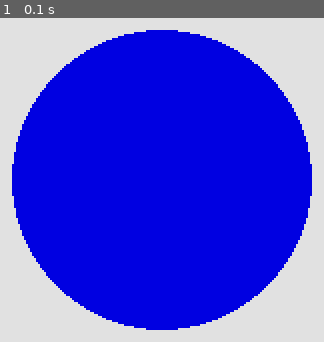
Above: before the commit, frame 1.
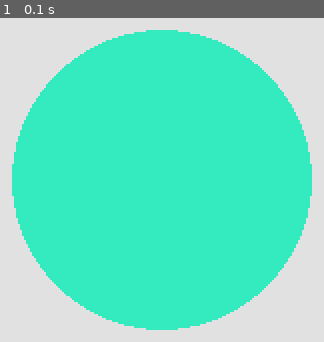
Above: after the commit, the same moment.

Repository: CameronBrenton/PyGame-Challenge
Game: pygame game, started from game.py
Two runs of this game, one before a commit and one after it. Both use one fixed random seed, a clock stepped at 60 frames per second and the inputs below.
Inputs:
- Up to frame 1 (0.1 s): no input

The runs differ from the first frame. In frame 1, 67% of the frame differs, in the area x 3-97%, y 3-97%.

Commit message:
fixed quit issue

Diff:
--- a/game.py
+++ b/game.py
@@ -8,6 +8,15 @@
 try:
     import sys
     import pygame
+    from pygame.locals import (
+    K_UP,
+    K_DOWN,
+    K_LEFT,
+    K_RIGHT,
+    K_ESCAPE,
+    KEYDOWN,
+    QUIT,
+)
 except ImportError as err:
     print(f"couldn't load module. {err}")
     sys.exit(2)
@@ -20,13 +29,17 @@
 while running:
 
     for event in pygame.event.get():
-        if event.type == pygame.QUIT:
+        if event.type == KEYDOWN:
+            print('Keydown')
+            if event.key == K_ESCAPE:
+                print('Quit')
+                running = False
+        elif event.type == QUIT:
             running = False
-
 
     screen.fill((225, 225, 225))
 
-    pygame.draw.circle(screen, (0, 0, 225), (250, 250), 75)
+    pygame.draw.circle(screen, (52, 235, 192), (250, 250), 75)
 
     pygame.display.flip()
 
